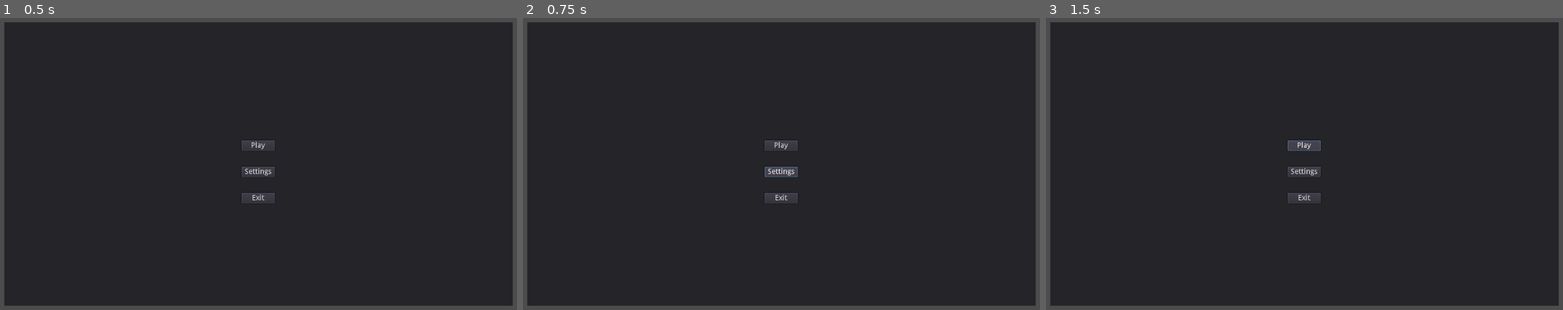
Above: before the commit, frames 1-3 (left to right).
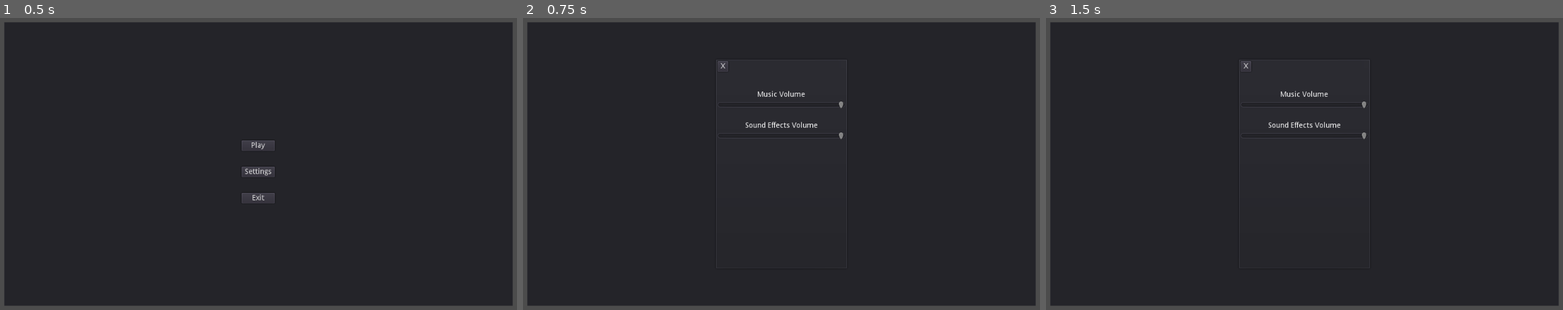
Above: after the commit, the same moments.

Repository: Brzusko/QuickHand
Game: Godot game, scene res://Scenes/Main_Menu.tscn
Same seed, same stepped clock (60 frames per second), same inputs: the game is played once before the commit and once after it. The project has no main scene, so this scene is started directly.
Inputs:
- Up to frame 1 (0.5 s): no input
- Up to frame 2 (0.75 s): click "Settings" at 0.5 s
- Up to frame 3 (1.5 s): click "Play" at 1.25 s

Frame 1 is identical in both runs. In frame 2, 0.9% of the frame differs, in the area x 37-63%, y 14-64%; in frame 3, 1.0%.

Commit message:
Add Settings

Diff:
--- a/Scenes/Main_Menu.gd
+++ b/Scenes/Main_Menu.gd
@@ -7,7 +7,7 @@
 
 
 func _on_Settings_pressed():
-	#get_tree().change_scene("");
+	$PopupPanel.show();
 	pass
 
 
--- a/Scenes/Main_Menu.tscn
+++ b/Scenes/Main_Menu.tscn
@@ -1,6 +1,7 @@
-[gd_scene load_steps=2 format=2]
+[gd_scene load_steps=3 format=2]
 
 [ext_resource path="res://Scenes/Main_Menu.gd" type="Script" id=1]
+[ext_resource path="res://Scenes/SoundSettings.tscn" type="PackedScene" id=2]
 
 [node name="Main_Menu" type="Node"]
 script = ExtResource( 1 )
@@ -61,6 +62,16 @@
 margin_right = 63.0
 margin_bottom = 120.0
 text = "Exit"
+
+[node name="PopupPanel" parent="." instance=ExtResource( 2 )]
+anchor_left = 0.5
+anchor_top = 0.5
+anchor_right = 0.5
+anchor_bottom = 0.5
+margin_left = -125.0
+margin_top = -200.0
+margin_right = 125.0
+margin_bottom = 200.0
 [connection signal="pressed" from="MarginContainer/VBoxContainer/VBoxContainer2/Play" to="." method="_on_Play_pressed"]
 [connection signal="pressed" from="MarginContainer/VBoxContainer/VBoxContainer2/Settings" to="." method="_on_Settings_pressed"]
 [connection signal="pressed" from="MarginContainer/VBoxContainer/VBoxContainer2/Exit" to="." method="_on_Exit_pressed"]
--- a/Scenes/SoundSettings.tscn
+++ b/Scenes/SoundSettings.tscn
@@ -3,6 +3,7 @@
 [ext_resource path="res://Assets/Scripts/audio.gd" type="Script" id=1]
 
 [node name="PopupPanel" type="PopupPanel"]
+visible = true
 margin_right = 250.0
 margin_bottom = 400.0
 script = ExtResource( 1 )
